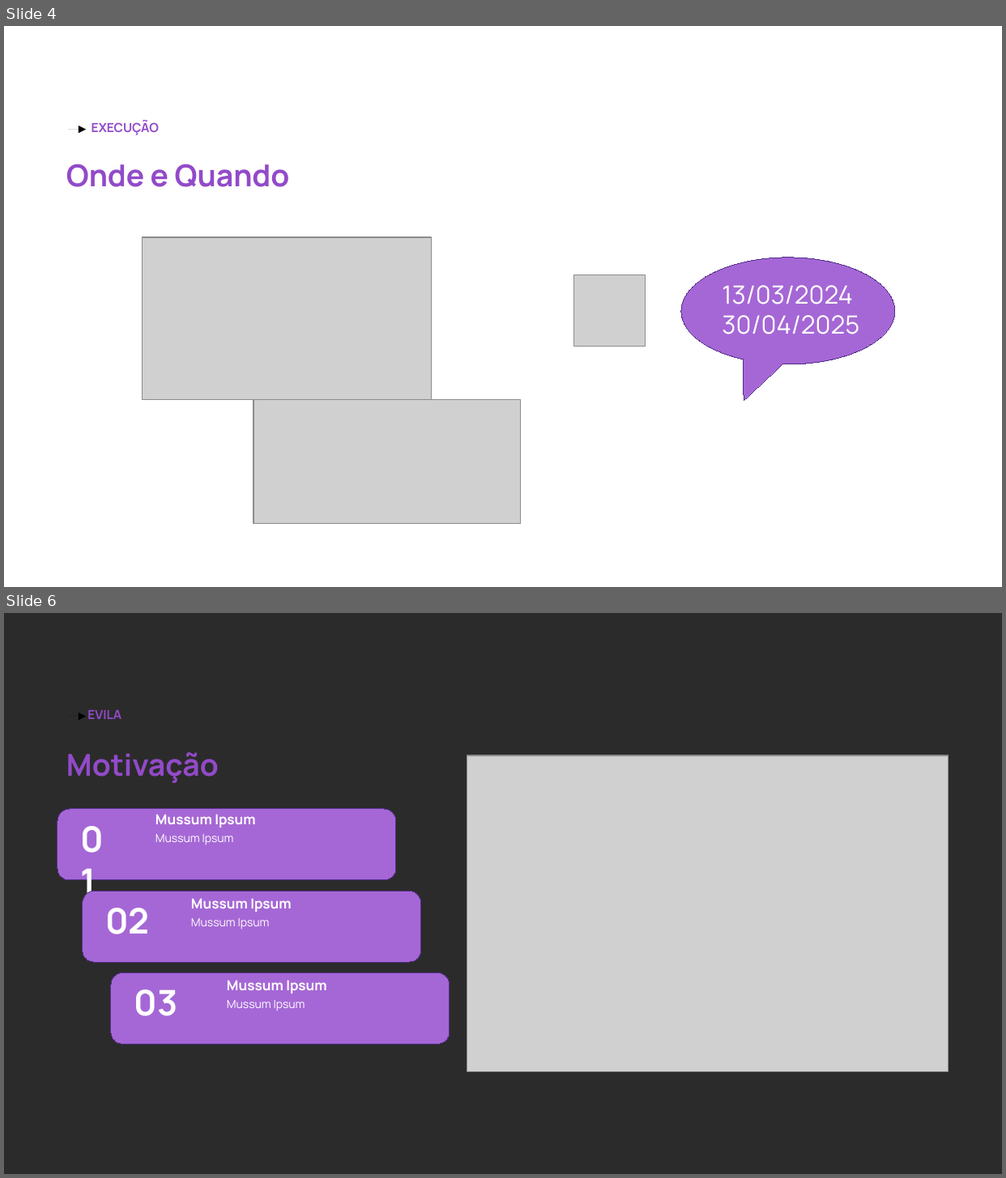
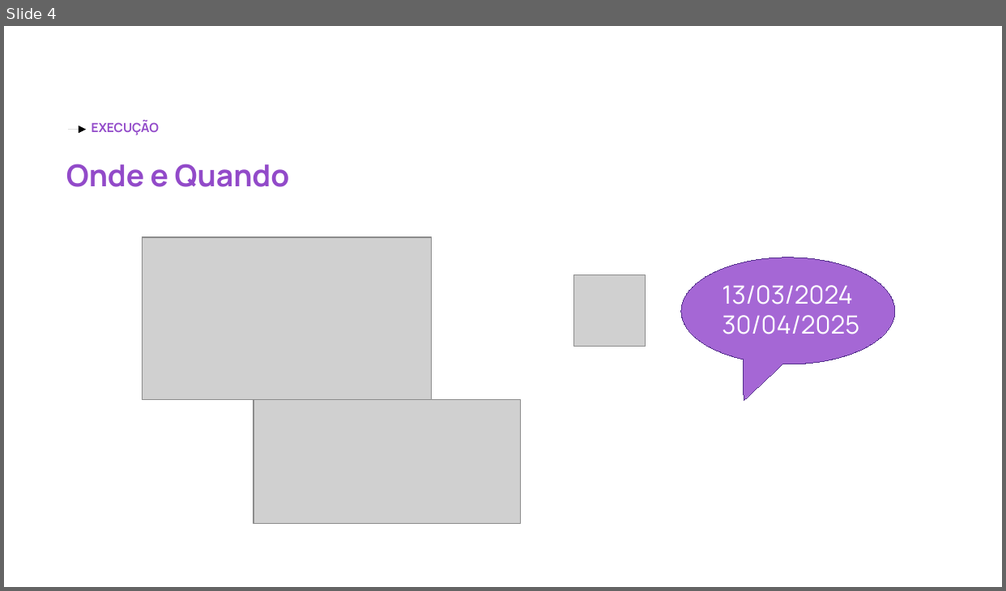
Before and after one commit to ProjetoEvila/EVLproduzido, a slide deck: projeto/documentos/apresentacao.odp. Shown one above the other, each under a label of ours: slides 4 and 6 before the commit, slide 4 after it; the slides between them are not shown. The pictures are 1006x1178 and 1006x591 pixels, drawn with LibreOffice and Linux fonts; fonts in the diff are those of the drawing; grey boxes stand for pictures; background and template pictures are left out; a plain dark background stands for a picture behind light text. Boxes give left, top, right and bottom in pixels: in the first picture for what was removed or moved away, otherwise in the second. Text is boxed around its words. In the diff, an @@ line names an element or a change of style, - is before the commit and + after.

```diff
--- a/projeto/documentos/apresentacao.odp
+++ b/projeto/documentos/apresentacao.odp
@@ slide 6 removed at (4,613,1002,1174), background picture (left out) @@
@@ arrow removed from (68, 716) to (87, 716) @@
@@ text removed at (87,710,121,719) @@
-EVILA
@@ text removed at (66,752,219,783) @@
-Motivação
@@ picture removed at (467,756,948,1072) @@
@@ rounded rectangle removed at (57,810,396,881) @@
@@ text removed at (72,812,126,918) @@
-01
@@ text removed at (155,814,255,828) @@
-Mussum Ipsum
@@ text removed at (155,834,234,845) @@
-Mussum Ipsum
@@ rounded rectangle removed at (83,891,421,963) @@
@@ text removed at (191,898,291,912) @@
-Mussum Ipsum
@@ text removed at (105,908,149,935) @@
-02
@@ text removed at (191,918,270,930) @@
-Mussum Ipsum
@@ rounded rectangle removed at (111,973,450,1045) @@
@@ text removed at (134,990,178,1016) @@
-03
@@ text removed at (227,980,326,994) @@
-Mussum Ipsum
@@ text removed at (227,1000,305,1012) @@
-Mussum Ipsum
```
Also in this commit, not shown: 1 slide changed, 2 slides added, 1 other slide removed, 2 other files.
